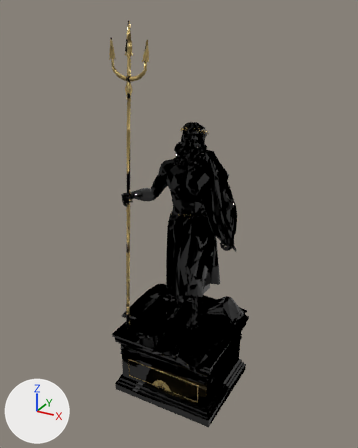
Two versions of the glTF model arena-forge/assets/poseidon-v14-1/guardian-tides-mobile.glb, one commit apart.
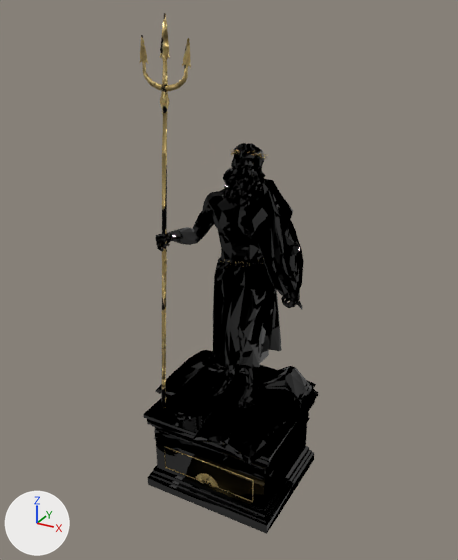
The first picture shows the older version from a 50 mm lens placed at (5.57, -10.32, 10.19), pointed at (-0.11, 0.0, 5.03). The close-ups show the older and then the newer version on the part from 0% to 100% of the width and 2% to 100% of the height of that picture. Only the edits that show in the close-ups are written down. The axes (+X, +Y, +Z) are drawn at lower left. The lights are the same throughout. Where no turn or scale is listed for an object, it has been applied to the vertices. Vertices at exactly the same position are counted once.

Objects in the first close-up: 'TIDES__BODY', 'TIDES__CLOTH', 'TIDES__DETAILS', 'TIDES__HAIR_BEARD', 'TIDES__PEDESTAL', 'TIDES__TRIDENT', 'TIDES__WAVES' and 2 more.
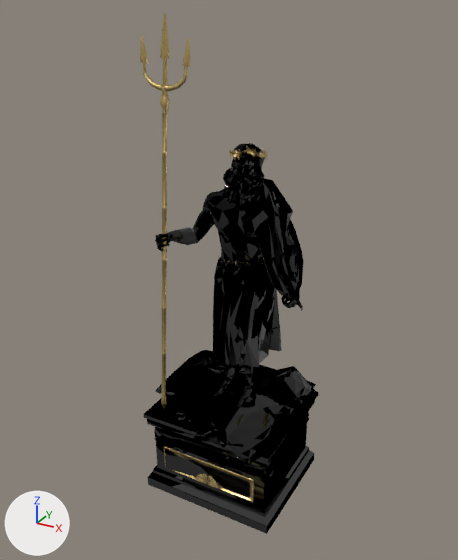
Location of each change, (x1, y1, x2, y2) in pixels of the close-ups (458 x 560 px; the box of a moved part takes in the faces that stretch with it):
'TIDES__CLOTH', reshaped: before (213, 179, 302, 367); after (213, 179, 303, 367)
'TIDES__DETAILS', reshaped: before (164, 149, 267, 502); after (164, 145, 268, 502)
part 1 of me_tides__cloth, moved or reshaped: before (217, 179, 302, 367); after (217, 179, 303, 367)
part 2 of me_tides__details, rebuilt (6% shorter): before (196, 473, 219, 488); after (195, 474, 218, 488)
part 3 of me_tides__details, moved or reshaped: before (230, 149, 267, 159); after (229, 145, 268, 159)
part 4 of me_tides__details, built on: (164, 446, 254, 502) in both
part 5 of me_tides__pedestal, rebuilt: before (150, 450, 312, 523); after (205, 451, 312, 497)
part 6 of me_tides__pedestal, rebuilt (not visible afterwards): before (153, 426, 266, 468)
part 7 of me_tides__pedestal, moved or reshaped: before (154, 413, 310, 480); after (143, 364, 318, 480)
part 8 of me_tides__pedestal, built on: before (150, 454, 314, 534); after (148, 454, 314, 534)
part 9 of me_tides__pedestal, surface changed: (148, 423, 314, 525) in both
part 10 of me_tides__trident, moved or reshaped: before (144, 53, 187, 151); after (140, 13, 191, 151)
part 11 of me_tides__trident, moved or reshaped: before (161, 354, 166, 408); after (161, 354, 167, 408)
part 12 of me_tides__trident, moved or reshaped: before (162, 306, 166, 353); after (162, 306, 167, 353)
part 13 of me_tides__trident, moved or reshaped: (162, 154, 167, 209) in both
part 14 of me_tides__trident, surface changed: (140, 35, 188, 408) in both
part 15 of me_tides__waves, moved or reshaped: before (157, 357, 315, 465); after (156, 357, 315, 465)
part 16 of me_tides__waves, surface changed: (156, 363, 315, 458) in both

Edits to the bpy script that builds the scene:
```text
Change me_tides__cloth:
    remove me_tides__cloth.from_pydata(...)  # 782 vertices, 1560 faces; spans x -0.7..1.38, y -0.85..1.4, z 2.99..6.9
    add me_tides__cloth.from_pydata(...)  # 782 vertices, 1560 faces; spans x -0.71..1.39, y -0.85..1.4, z 2.99..6.9
    me_tides__cloth part 1: 54 vertices moved from x -0.69..1.27, y -0.63..1.25, z 2.99..6.87 to x -0.68..1.27, y -0.62..1.25, z 2.99..6.87; 175 vertices removed from x -0.7..1.38, y -0.77..1.3, z 3.01..6.9; 175 vertices added at x -0.71..1.39, y -0.85..1.4, z 2.99..6.9
Change me_tides__details:
    remove me_tides__details.from_pydata(...)  # 793 vertices, 592 faces; spans x -1.11..1.1, y -1.21..1.21, z 0.54..7.51
    add me_tides__details.from_pydata(...)  # 704 vertices, 637 faces; spans x -1.1..1.1, y -1.21..1.21, z 0.55..7.6
    me_tides__details part 2: the loose piece of 44 vertices spanning x -0.29..0.29, y -1.21..-1.16, z 0.56..0.84 is rebuilt with 17 vertices and now spans x -0.29..0.29, y -1.21..-1.11, z 0.57..0.82
    me_tides__details part 3: 4 vertices moved from x -0.36..0.22, y 0.22..0.61, z 7.35..7.51 to x -0.4..0.22, y 0.21..0.66, z 7.36..7.5; 85 vertices removed from x -0.4..0.35, y 0.2..0.98, z 7.2..7.51; 101 vertices added at x -0.39..0.36, y 0.19..0.97, z 7.2..7.6
    me_tides__details part 4: 14 vertices removed from x -1.11..1.1, y -1.17..-1.14, z 0.54..1.14; 33 vertices added at x -1.1..1.1, y -1.17..-1.14, z 0.55..1.14
    other edits to the shape of me_tides__details do not show in these pictures
Change me_tides__pedestal:
    remove me_tides__pedestal.from_pydata(...)  # 277 vertices, 480 faces; spans x -1.5..1.5, y -1.3..1.3, z 0.01..1.94
    add me_tides__pedestal.from_pydata(...)  # 275 vertices, 477 faces; spans x -1.5..1.5, y -1.3..1.3, z 0.0..1.95
    me_tides__pedestal part 5: the loose piece of 8 vertices spanning x -1.45..1.45, y -1.25..1.25, z 0.24..0.31 is rebuilt with 3 vertices and now spans x -1.46..1.46, y -1.26..1.26, z 0.27
    me_tides__pedestal part 6: the loose piece of 8 vertices spanning x -1.38..1.38, y -1.18..1.18, z 1.59..1.66 is rebuilt with 3 vertices and now spans x -1.39..1.39, y -1.19..1.19, z 1.62..1.63
    me_tides__pedestal part 7: 21 vertices moved from x -1.36..1.38, y -1.17..1.18, z 1.25..1.43 to x -1.37..1.38, y -1.18..1.19, z 1.25..1.43; 124 vertices removed from x -1.39..1.39, y -1.19..1.19, z 1.25..1.52; 108 vertices added at x -1.5..1.5, y -1.3..1.3, z 1.25..1.95
    me_tides__pedestal part 8: 1 vertex removed from x 1.5, y -1.3, z 0.01; 25 vertices added at x -1.5..1.5, y -1.3..1.3, z 0.0..0.21
    me_tides__pedestal part 9: 95 kept faces spanning x -1.49..1.49, y -1.3..1.3, z 0.22..1.85 get new texture (UV) coordinates
Change me_tides__trident:
    remove me_tides__trident.from_pydata(...)  # 404 vertices, 478 faces; spans x -1.6..-0.52, y -0.95..-0.55, z 1.95..9.9
    add me_tides__trident.from_pydata(...)  # 398 vertices, 477 faces; spans x -1.6..-0.52, y -0.95..-0.55, z 1.95..9.9
    me_tides__trident part 10: 5 vertices moved from x -1.6..-0.64, y -0.7..-0.61, z 8.25..9.13 to x -1.6..-0.63, y -0.7..-0.6, z 8.25..9.13; 38 vertices removed from x -1.41..-0.64, y -0.69..-0.55, z 8.21..9.9; 32 vertices added at x -1.6..-0.52, y -0.65..-0.55, z 8.24..9.9
    me_tides__trident part 11: 3 vertices moved from x -1.25..-1.17, y -0.9..-0.83, z 2.09..2.21 to x -1.24..-1.17, y -0.87..-0.83, z 2.09..2.19; 9 vertices removed from x -1.3..-1.18, y -0.95..-0.85, z 2.1..2.23; 13 vertices added at x -1.29..-1.18, y -0.95..-0.87, z 2.05..2.2
    me_tides__trident part 12: 4 vertices removed from x -1.16..-1.13, y -0.84..-0.75, z 4.34..4.39; 2 vertices added at x -1.15..-1.13, y -0.83..-0.75, z 4.34..4.36
    me_tides__trident part 13: 2 vertices removed from x -1.11..-1.08, y -0.77..-0.74, z 6.5..6.51; 1 vertex added at x -1.1, y -0.76, z 6.51
    me_tides__trident part 14: 265 kept faces spanning x -1.59..-0.53, y -0.94..-0.57, z 1.95..9.55 get new texture (UV) coordinates
    other edits to the shape of me_tides__trident do not show in these pictures
Change me_tides__waves:
    remove me_tides__waves.from_pydata(...)  # 626 vertices, 1174 faces; spans x -1.82..1.56, y -1.71..1.62, z 1.88..2.85
    add me_tides__waves.from_pydata(...)  # 626 vertices, 1174 faces; spans x -1.81..1.56, y -1.72..1.63, z 1.88..2.84
    me_tides__waves part 15: 32 vertices moved from x -1.7..1.46, y -1.62..1.43, z 1.88..2.83 to x -1.71..1.43, y -1.63..1.42, z 1.88..2.67; 191 vertices removed from x -1.82..1.55, y -1.71..1.62, z 1.88..2.85; 191 vertices added at x -1.81..1.56, y -1.72..1.63, z 1.88..2.84
    me_tides__waves part 16: 464 kept faces spanning x -1.79..1.45, y -1.71..1.62, z 1.88..2.63 get new texture (UV) coordinates
```
